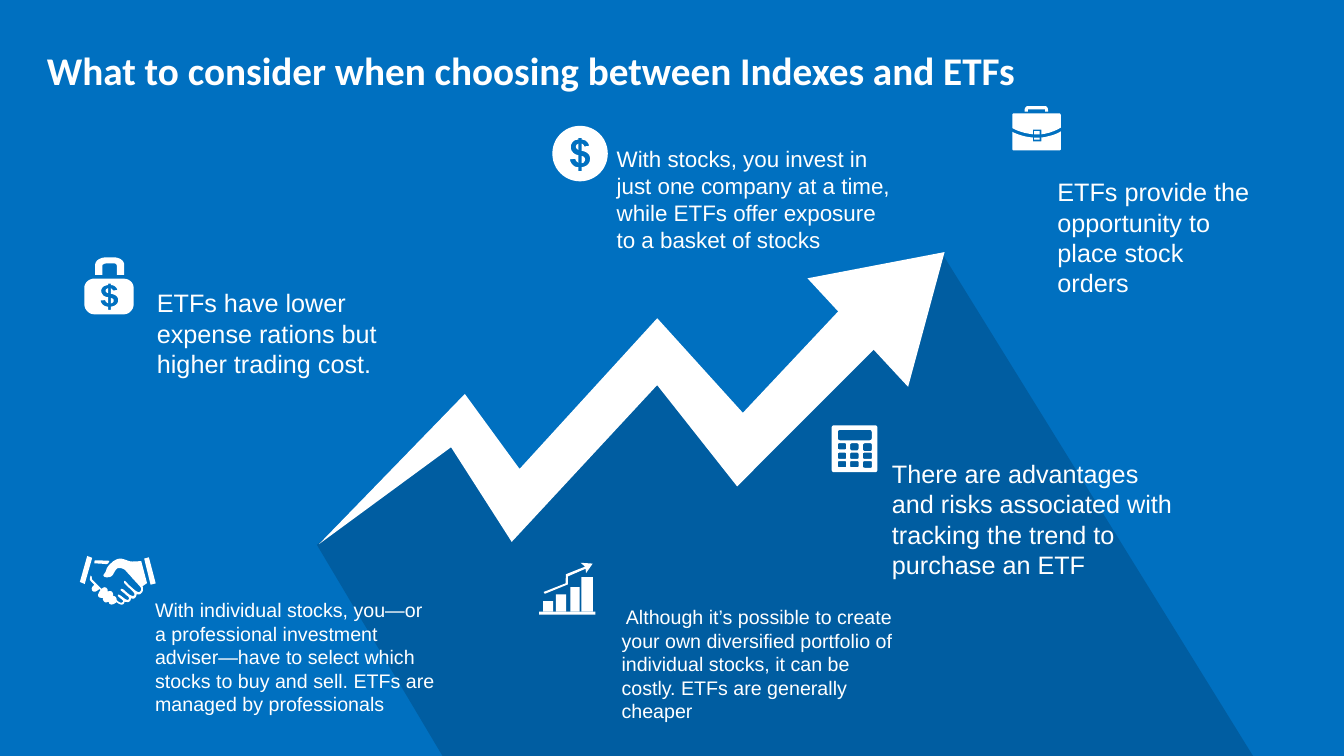
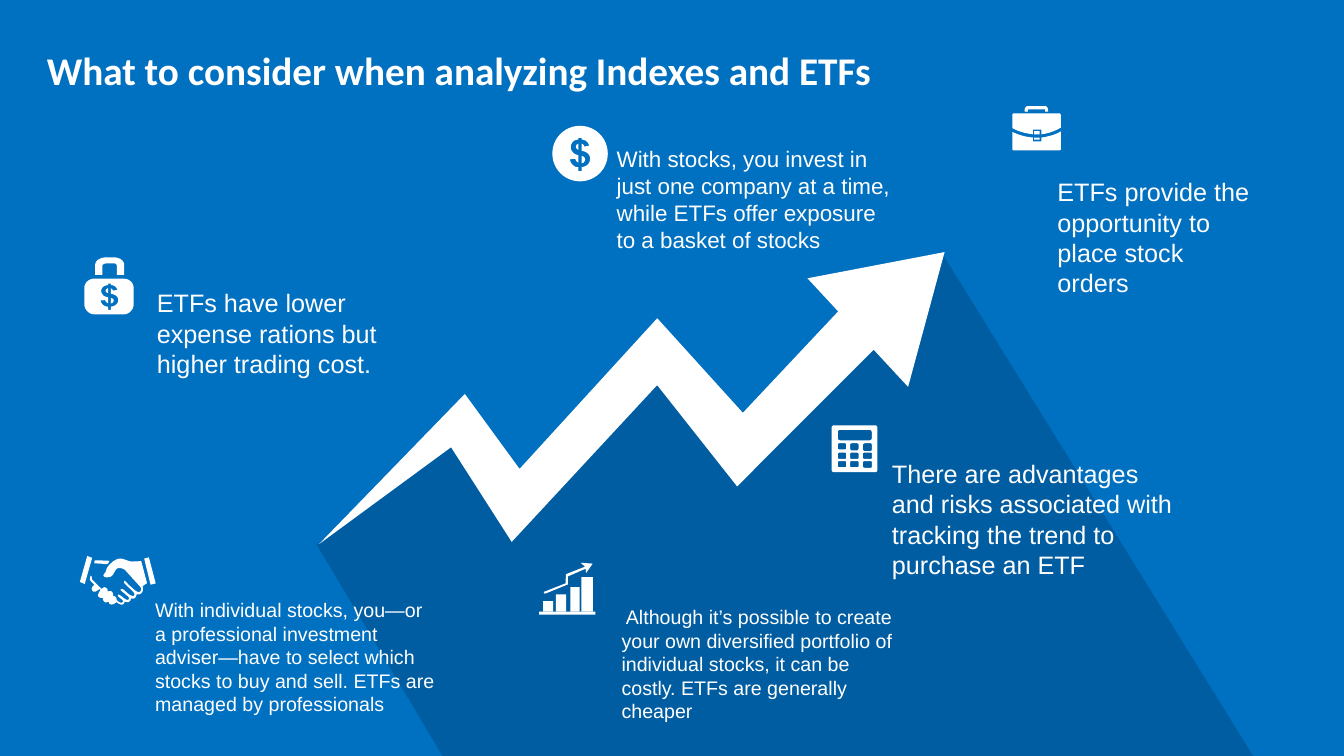
Before and after one commit to Wallyd23/Financial_Data_Wizards, a slide deck: slide 4 of Resources/ETF vs Index Powerpoint Presentation Updated.pptx. Drawn at 1344x756 pixels with LibreOffice and Linux fonts; fonts in the diff are those of the drawing. Boxes give left, top, right and bottom in pixels: in the first picture for what was removed or moved away, otherwise in the second. Text is boxed around its words. In the diff, an @@ line names an element or a change of style, - is before the commit and + after.

Commit message:
Updated PPT

```diff
--- a/Resources/ETF vs Index Powerpoint Presentation Updated.pptx
+++ b/Resources/ETF vs Index Powerpoint Presentation Updated.pptx
@@ title at bbox=[47, 57, 871, 92]: text changed @@
-What to consider when choosing between Indexes and ETFs
+What to consider when analyzing Indexes and ETFs
```
